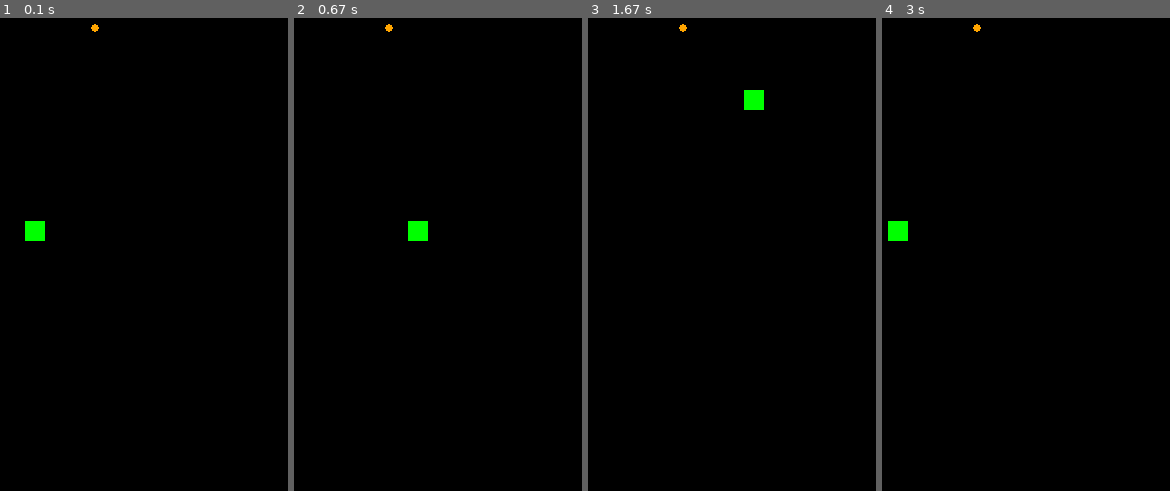
Above: before the commit, frames 1-4 (left to right).
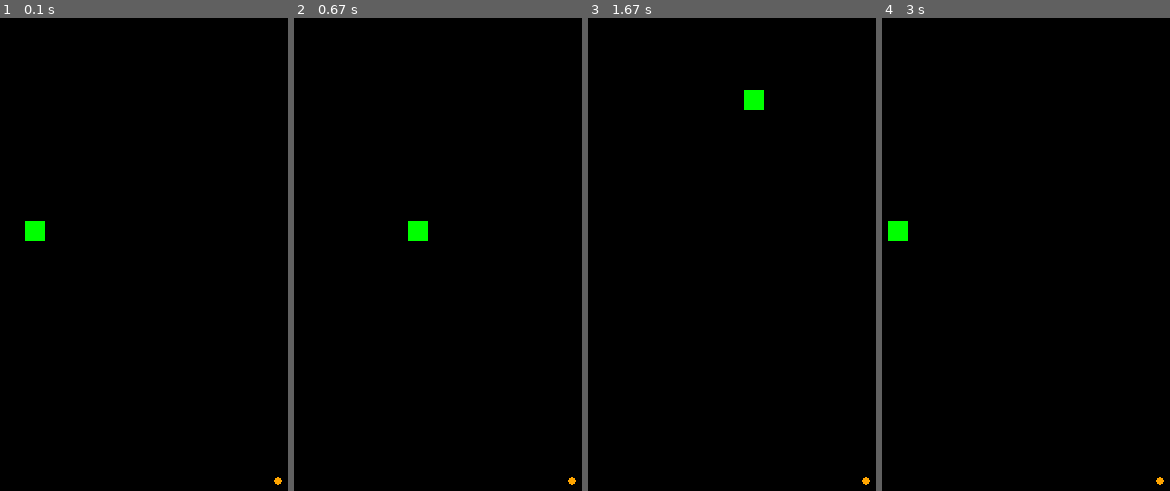
Above: after the commit, the same moments.

Repository: emmyan99/LearningPyGame
Game: pygame game, started from snake.py
Same seed, same stepped clock (60 frames per second), same inputs: the game is played once before the commit and once after it.
Inputs:
- Up to frame 1 (0.1 s): no input
- Up to frame 2 (0.67 s): hold D from 0.33 s (still down)
- Up to frame 3 (1.67 s): release D at 0.8 s; hold W 0.83-1.3 s
- Up to frame 4 (3 s): hold A 1.83-2.37 s; hold S 2.4-2.87 s

The runs differ from the first frame. In frame 1, less than 0.1% of the frame differs, in the area x 31-98%, y 1-99%; in frame 2, less than 0.1%; in frame 3, less than 0.1%; in frame 4, less than 0.1%.

Commit message:
foodCollision

Diff:
--- a/snake.py
+++ b/snake.py
@@ -4,6 +4,7 @@
 def main():
     # pygame setup
     pygame.init()
+
     screen = pygame.display.set_mode((720, 720))
     clock = pygame.time.Clock()
     running = True
@@ -11,8 +12,7 @@
     score=0
     screen.fill("black")
     snake = pygame.draw.rect(screen, "green", (360, 360, 20, 20), 0)
-    foodX = random.randint(0,720)
-    foodY = random.randint(0,720)
+    food = pygame.draw.circle(screen, "orange", (random.randint(0,720), random.randint(0,720)), 4)
 
     while running:
         for event in pygame.event.get():
@@ -22,24 +22,21 @@
         # wipe last frame
         screen.fill("black")
 
-        food = pygame.draw.circle(screen, "orange", (foodX, foodY), 4)
+        food = pygame.draw.circle(screen, "orange", (food.centerx, food.centery), 4)
         snake = pygame.draw.rect(screen, "green", (snake.left, snake.top, snake.width, snake.height), 0)
 
         keys = pygame.key.get_pressed()
-        #if (sum(keys) > 1):
-        #    print(sum(keys))
-        #    snake.move_ip(0, 0)
-        if keys[pygame.K_w]:
-            snake.move_ip(0, -dt*300)
+        if keys[pygame.K_a]:
+            snake.move_ip(-dt * 300, 0)
+        elif keys[pygame.K_d]:
+            snake.move_ip(dt * 300, 0)
+        elif keys[pygame.K_w]:
+            snake.move_ip(0, -dt * 300)
         elif keys[pygame.K_s]:
-            snake.move_ip(0, dt*300)
-        elif keys[pygame.K_a]:
-            snake.move_ip(-dt*300, 0)
-        elif keys[pygame.K_d]:
-            snake.move_ip(dt*300, 0)
+            snake.move_ip(0, dt * 300)
 
         edgeCollision(snake.left, snake.top, snake.width)
-        #foodCollision(screen)
+        foodCollision(snake, food, score)
 
         # flip() the display to put your work on screen
         pygame.display.flip()
@@ -56,5 +53,15 @@
         print("Collision with edge. Fail.")
         main()
 
+#TODO fix food spawn
+def foodCollision(snake, food, score):
+    if snake.colliderect(food):
+        food.move_ip(random.randint(0,100), random.randint(0,100))
+        score += 100
+
+
+
+
+
 
 main()
